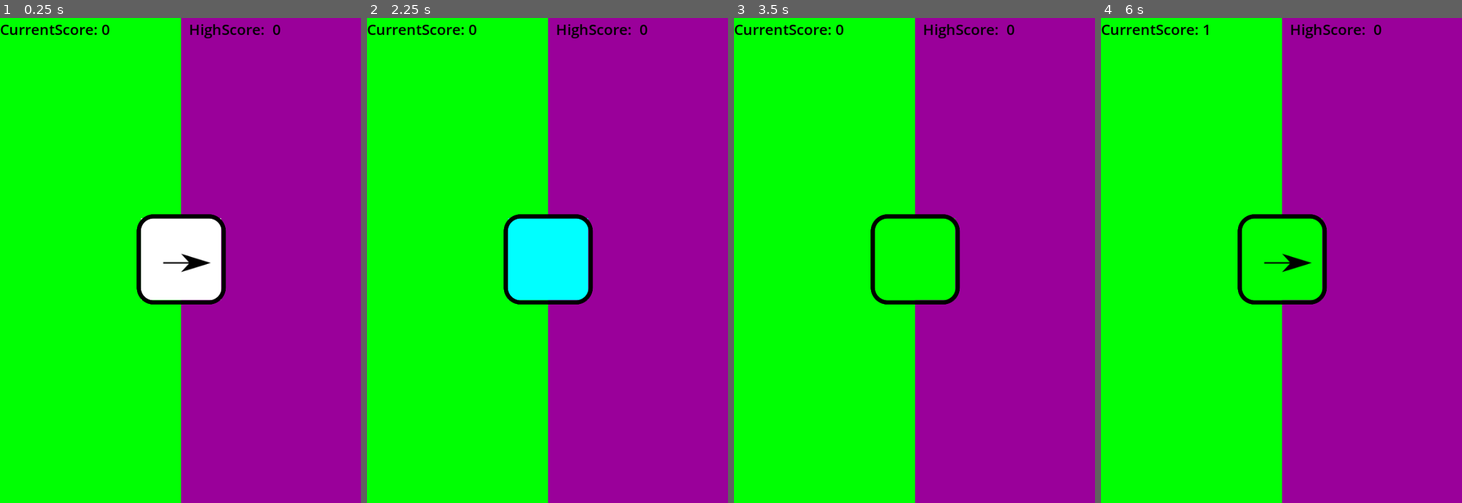
Above: before the commit, frames 1-4 (left to right).
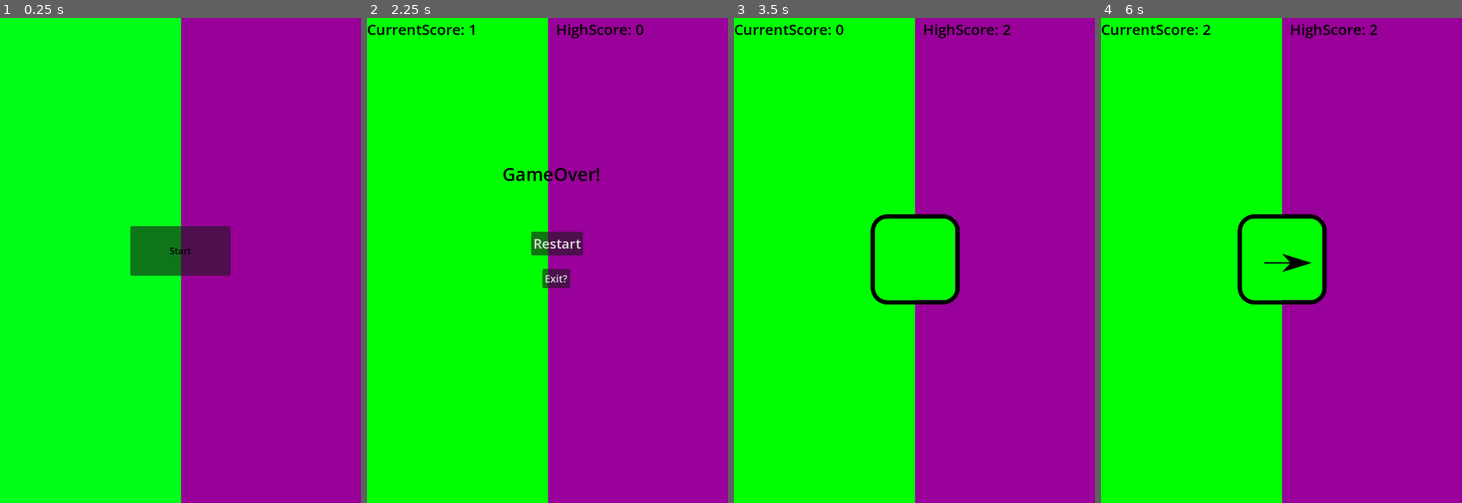
Above: after the commit, the same moments.

Repository: carlosmarti/Godot-Games
Game: Godot game, scene res://start_menu.tscn
The game is run twice, just before and just after one commit, with the same random seed, the same clock (stepped at 60 frames per second) and the same inputs. Before the commit the project starts from res://game.tscn.
Inputs (mouse positions are in pixels of both pictures, inside the frame that each line leads up to):
- Up to frame 1 (0.25 s): no input
- Up to frame 2 (2.25 s): click (547, 250) at 0.5 s, where only the run after the commit has a clickable "Start"; tap Enter at 1.25 s; move the mouse to (626, 236) at 1.27 s; click (626, 236) at 1.42 s; tap Space at 2 s; move the mouse to (475, 284) at 2.02 s; click (475, 284) at 2.17 s
- Up to frame 3 (3.5 s): click (925, 245) at 2.75 s, where only the run after the commit has a clickable "Restart"
- Up to frame 4 (6 s): tap Enter at 3.5, 5.75 s; move the mouse to (1317, 153) at 3.52 s; click (1317, 153) at 3.67 s; click (1292, 245) at 4.25 s, where only the run after the commit has a clickable "Restart"; tap Space at 5 s; move the mouse to (1263, 357) at 5.02 s; click (1263, 357) at 5.17 s; move the mouse to (1389, 333) at 5.77 s; click (1389, 333) at 5.92 s

The runs differ from the first frame. In frame 1, 5.4% of the frame differs, in the area x 0-78%, y 1-60%; in frame 2, 4.9%; in frame 3, less than 0.1%; in frame 4, less than 0.1%.

Commit message:
completed tapit example game

Diff:
--- a/TapIt/game.gd
+++ b/TapIt/game.gd
@@ -1,9 +1,10 @@
 extends Node2D
 
+var score
 
 # Called when the node enters the scene tree for the first time.
 func _ready():
-	pass # Replace with function body.
+	score = get_node("/root/Score")
 
 func _input(event):
 	if event is InputEventMouseButton:
@@ -12,17 +13,23 @@
 				if event.position.x < 320:
 					if $Selector.getCurrentSide() == 0:
 						print("Green Correct Choice")
-						var score = get_node("/root/Score")
 						score.increamentScore()
 						$Selector.selectNewSide()
 					else:
-						reset()
+						gameOver()
 				elif event.position.x > 320:
 					if $Selector.getCurrentSide() == 1:
 						print("Purple Correct Choice")
+						score.increamentScore()
 						$Selector.selectNewSide()
 					else:
-						reset()
+						gameOver()
+
+func gameOver():
+	$Selector.hide()
+	$GameOver.show()
 
 func reset():
-	print("You lost bruv!")
+	score.storeHighScore()
+	$Selector.show()
+	$GameOver.hide()
--- a/TapIt/game.tscn
+++ b/TapIt/game.tscn
@@ -1,7 +1,8 @@
-[gd_scene load_steps=3 format=3 uid="uid://cayp8tdvgsle7"]
+[gd_scene load_steps=4 format=3 uid="uid://cayp8tdvgsle7"]
 
 [ext_resource type="Script" path="res://game.gd" id="1_x3o46"]
 [ext_resource type="PackedScene" uid="uid://cwrpnaapqfwbw" path="res://selector.tscn" id="2_ia8xt"]
+[ext_resource type="PackedScene" uid="uid://b4rf2o5ifpsly" path="res://game_over.tscn" id="3_k5fwa"]
 
 [node name="Game" type="Node2D"]
 script = ExtResource("1_x3o46")
@@ -48,3 +49,6 @@
 theme_override_colors/font_color = Color(0, 0, 0, 1)
 theme_override_font_sizes/font_size = 26
 text = "HighScore:  0"
+
+[node name="GameOver" parent="." instance=ExtResource("3_k5fwa")]
+visible = false
--- /dev/null
+++ b/TapIt/game_over.gd
@@ -0,0 +1,14 @@
+extends Control
+
+
+# Called when the node enters the scene tree for the first time.
+func _ready():
+	pass # Replace with function body.
+
+
+func _on_restart_button_down():
+	get_parent().reset()
+
+
+func _on_exit_button_down():
+	get_tree().quit()
--- /dev/null
+++ b/TapIt/game_over.tscn
@@ -0,0 +1,43 @@
+[gd_scene load_steps=2 format=3 uid="uid://b4rf2o5ifpsly"]
+
+[ext_resource type="Script" path="res://game_over.gd" id="1_yh8u1"]
+
+[node name="GameOver" type="Control"]
+layout_mode = 3
+anchors_preset = 15
+anchor_right = 1.0
+anchor_bottom = 1.0
+grow_horizontal = 2
+grow_vertical = 2
+script = ExtResource("1_yh8u1")
+
+[node name="Label" type="Label" parent="."]
+layout_mode = 0
+offset_left = 240.0
+offset_top = 254.0
+offset_right = 381.0
+offset_bottom = 293.0
+theme_override_colors/font_color = Color(0, 0, 0, 1)
+theme_override_font_sizes/font_size = 32
+text = "GameOver!"
+
+[node name="Restart" type="Button" parent="."]
+layout_mode = 0
+offset_left = 291.0
+offset_top = 379.0
+offset_right = 356.0
+offset_bottom = 410.0
+theme_override_font_sizes/font_size = 24
+text = "Restart"
+
+[node name="Exit" type="Button" parent="."]
+layout_mode = 0
+offset_left = 311.0
+offset_top = 445.0
+offset_right = 360.0
+offset_bottom = 479.0
+theme_override_font_sizes/font_size = 18
+text = "Exit?"
+
+[connection signal="button_down" from="Restart" to="." method="_on_restart_button_down"]
+[connection signal="button_down" from="Exit" to="." method="_on_exit_button_down"]
--- a/TapIt/project.godot
+++ b/TapIt/project.godot
@@ -11,7 +11,7 @@
 [application]
 
 config/name="TapIt"
-run/main_scene="res://game.tscn"
+run/main_scene="res://start_menu.tscn"
 config/features=PackedStringArray("4.0", "Mobile")
 config/icon="res://icon.svg"
 
--- a/TapIt/score.gd
+++ b/TapIt/score.gd
@@ -9,8 +9,19 @@
 
 func increamentScore():
 	currentScore += 1
-	var scoreLabel = get_node("/root/Game/HUD/topUI/CurrentScoreLabel")
-	scoreLabel.text = "CurrentScore: " + str(currentScore)
+	changeScore()
 
 func storeHighScore():
-	highScore = currentScore
+	if highScore <= currentScore:
+		highScore = currentScore
+
+	currentScore = 0
+
+	changeScore()
+
+func changeScore():
+	var scoreLabel = get_node("/root/Game/HUD/topUI/CurrentScoreLabel")
+	var highScoreLabel = get_node("/root/Game/HUD/topUI/HighScoreLabel")
+
+	scoreLabel.text = "CurrentScore: " + str(currentScore)
+	highScoreLabel.text = "HighScore: " + str(highScore)
--- a/TapIt/selector.gd
+++ b/TapIt/selector.gd
@@ -5,7 +5,7 @@
 
 var leftArrow = preload("res://arrow.png")
 var rightArrow = preload("res://rightArrow.png")
-var purpleColor = Color(0,153, 153, 1)
+var purpleColor = Color(.43,0, .43, 1)
 var greenColor = Color(0,1,0,1)
 
 # Called when the node enters the scene tree for the first time.
--- /dev/null
+++ b/TapIt/start_menu.gd
@@ -0,0 +1,10 @@
+extends Control
+
+
+# Called when the node enters the scene tree for the first time.
+func _ready():
+	pass # Replace with function body.
+
+
+func _on_button_button_down():
+	get_tree().change_scene_to_file("res://game.tscn")
--- /dev/null
+++ b/TapIt/start_menu.tscn
@@ -0,0 +1,34 @@
+[gd_scene load_steps=2 format=3 uid="uid://cl0toxtuh7qr6"]
+
+[ext_resource type="Script" path="res://start_menu.gd" id="1_jtq10"]
+
+[node name="StartMenu" type="Control"]
+layout_mode = 3
+anchors_preset = 0
+script = ExtResource("1_jtq10")
+
+[node name="Green" type="ColorRect" parent="."]
+layout_mode = 0
+offset_right = 321.0
+offset_bottom = 860.0
+color = Color(0, 1, 0.0941176, 1)
+metadata/_edit_lock_ = true
+
+[node name="Purple" type="ColorRect" parent="."]
+layout_mode = 0
+offset_left = 321.0
+offset_top = -1.0
+offset_right = 642.0
+offset_bottom = 862.0
+color = Color(0.603922, 0, 0.6, 1)
+
+[node name="Button" type="Button" parent="."]
+layout_mode = 0
+offset_left = 231.0
+offset_top = 369.0
+offset_right = 409.0
+offset_bottom = 457.0
+theme_override_colors/font_color = Color(0, 0, 0, 1)
+text = "Start"
+
+[connection signal="button_down" from="Button" to="." method="_on_button_button_down"]
Not shown, changed: TapIt/arrow.kra
Not shown, removed: TapIt/arrow.kra-autosave.kra
Not shown, changed: TapIt/arrow.kra~
